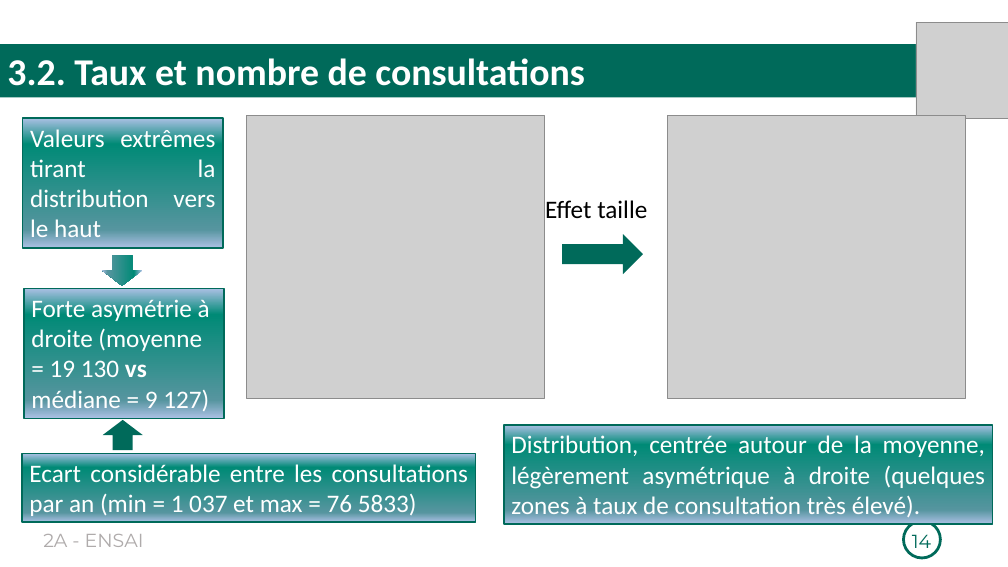
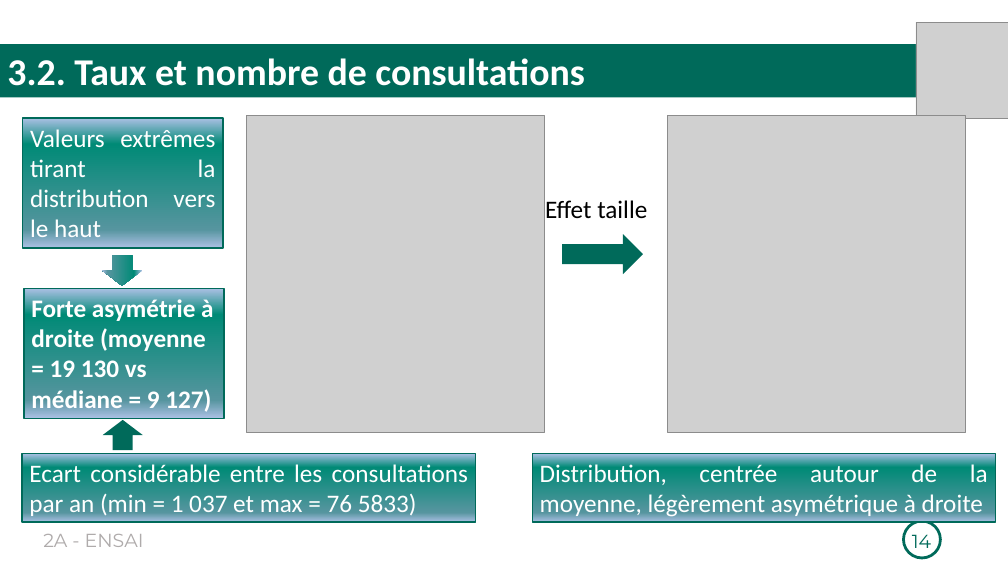
Before and after one commit to Richard-GOZAN/Projet-Stat-2A-Ensai, a slide deck: slide 14 of Présentation/Soutenance_Groupe25.pptx. Drawn at 1008x567 pixels with LibreOffice and Linux fonts; fonts in the diff are those of the drawing; grey boxes stand for pictures. Boxes give left, top, right and bottom in pixels: in the first picture for what was removed or moved away, otherwise in the second. Text is boxed around its words. In the diff, an @@ line names an element or a change of style, - is before the commit and + after.

```diff
--- a/Présentation/Soutenance_Groupe25.pptx
+++ b/Présentation/Soutenance_Groupe25.pptx
@@ picture: place and size @@
-picture at (247,116,544,399)
+picture at (247,116,544,433)
@@ picture: place and size @@
-picture at (668,116,966,399)
+picture at (668,116,966,433)
@@ rectangle "Forte asymétrie à droite (moyenne ..." at (24,289,225,419): bold on @@
@@ rectangle "Distribution, centrée autour de la ...": place and size @@
-rectangle "Distribution, centrée autour de la ..." at (504,425,993,524)
+rectangle "Distribution, centrée autour de la ..." at (532,454,996,523)
@@ text in rectangle at (540,464,988,519): text changed @@
-Distribution, centrée autour de la moyenne, légèrement asymétrique à droite (quelques zones à taux de consultation très élevé).
+Distribution, centrée autour de la moyenne, légèrement asymétrique à droite
```
Also in this commit, not shown: 4 other slides changed, 1 slide added, 1 slide removed, 1 other file.
